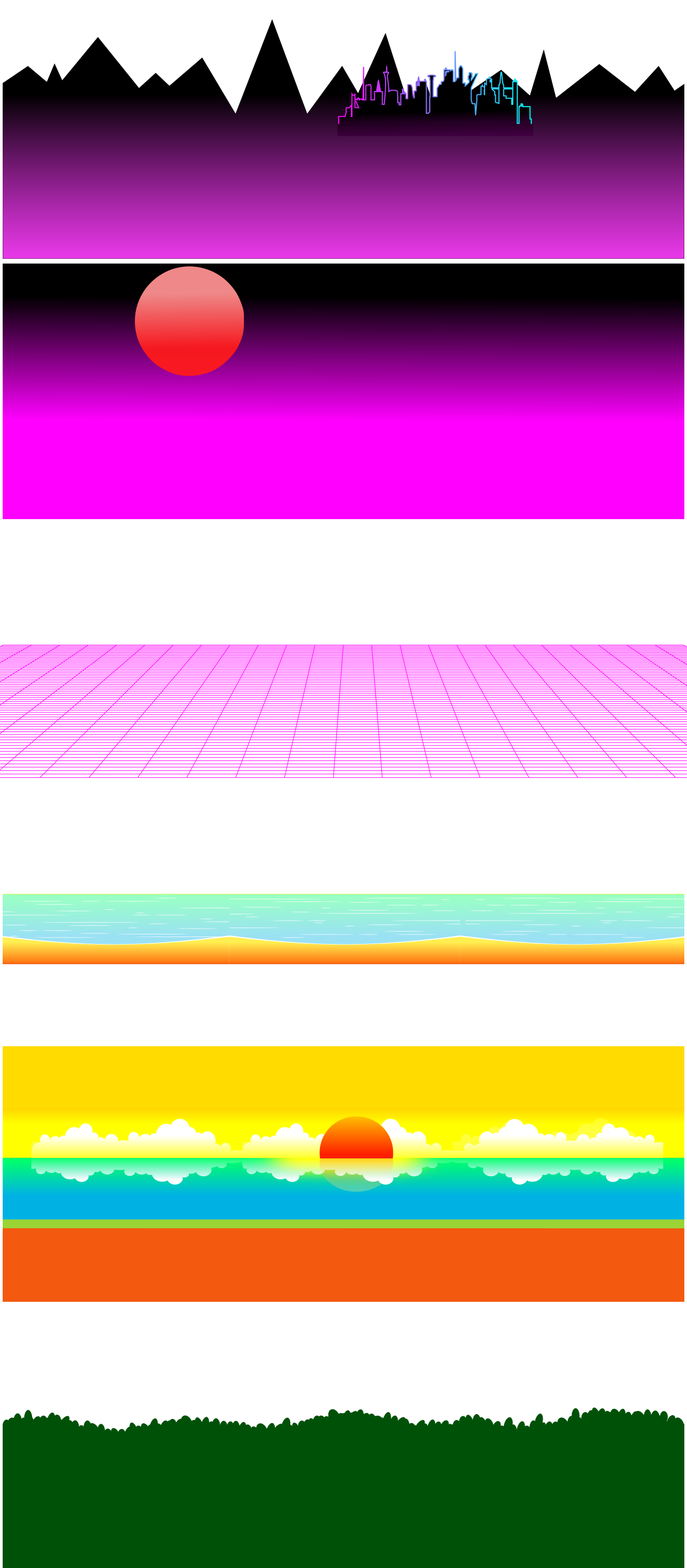
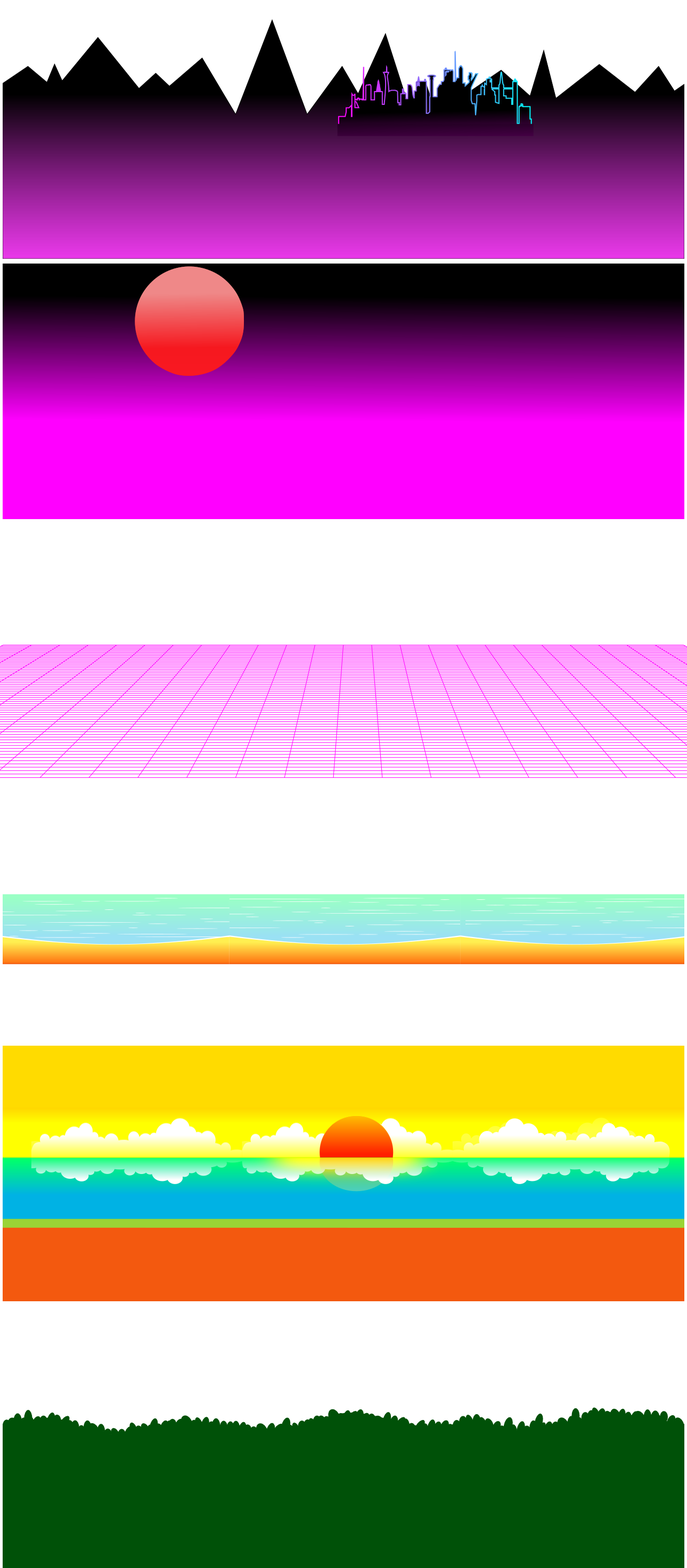
Revision of a layered 687 × 1568 image; what changed, layer by layer:
moved "mountains2.png" above "sky2.png #2", painted on it over [2, 893, 685, 896]
renamed "sky2.png #1" to "sky2.png #2", painted on it over [2, 1045, 685, 1302]
